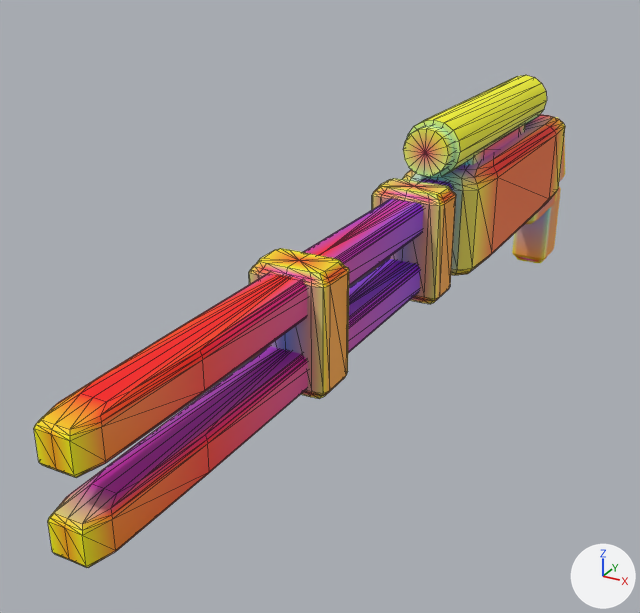
Renders of the glTF model models/parts/llm_gen_aux_weapon_010_74f40d.glb from each side of a commit.
Rendered twice from a 50 mm lens placed at (21.7, -84.9, 26.4), pointed at (-5.1, -36.2, 2.1). The axes (+X, +Y, +Z) are drawn at lower right. The lights are the same throughout. The older version comes first. Mesh edges are drawn as thin lines on the coarser meshes. Vertices at exactly the same position are counted once.

Script lines for the objects in view, before the commit:
```python
me_lower_rail_blade_3_barrel_metal = bpy.data.meshes.new('lower_rail_blade_3_barrel_metal')
me_lower_rail_blade_3_barrel_metal.from_pydata(...)  # 114 vertices, 224 faces; spans x -1.3..1.3, y -65.5..-24.1, z 3.3..5.6
me_lower_rail_blade_3_barrel_metal.materials.append(mat_defaultmaterial_004)
me_sniper_receiver_0_crimson_gloss = bpy.data.meshes.new('sniper_receiver_0_crimson_gloss')
me_sniper_receiver_0_crimson_gloss.from_pydata(...)  # 114 vertices, 224 faces; spans x -3.0..3.0, y -28.8..-4.4, z 2.5..10.3
me_sniper_receiver_0_crimson_gloss.materials.append(mat_defaultmaterial_001)
me_upper_rail_blade_2_barrel_metal = bpy.data.meshes.new('upper_rail_blade_2_barrel_metal')
me_upper_rail_blade_2_barrel_metal.from_pydata(...)  # 114 vertices, 224 faces; spans x -1.3..1.3, y -65.5..-24.1, z 7.5..9.7
me_upper_rail_blade_2_barrel_metal.materials.append(mat_defaultmaterial_003)
ob_lower_rail_blade_3_barrel_metal = bpy.data.objects.new('lower_rail_blade_3_barrel_metal', me_lower_rail_blade_3_barrel_metal)
ob_lower_rail_blade_3_barrel_metal.location = (0.0, 0.0, 0.0)
ob_sniper_receiver_0_crimson_gloss = bpy.data.objects.new('sniper_receiver_0_crimson_gloss', me_sniper_receiver_0_crimson_gloss)
ob_sniper_receiver_0_crimson_gloss.location = (0.0, 0.0, 0.0)
ob_upper_rail_blade_2_barrel_metal = bpy.data.objects.new('upper_rail_blade_2_barrel_metal', me_upper_rail_blade_2_barrel_metal)
ob_upper_rail_blade_2_barrel_metal.location = (0.0, 0.0, 0.0)
# also in view: 'sniper_scope_tube_6_adapter_dark' at (0.0, -19.4, 12.2); 'rail_coil_collar_a_4_amber_optic' at (0.0, -32.6, 6.5); 'scope_optic_lens_7_optic_cyan' at (0.0, -29.9, 12.2); 'rail_coil_collar_b_5_amber_optic' at (0.0, -47.6, 6.5); 'adapter_palm_latch_dark' at (0.0, -0.8, -1.2)
```
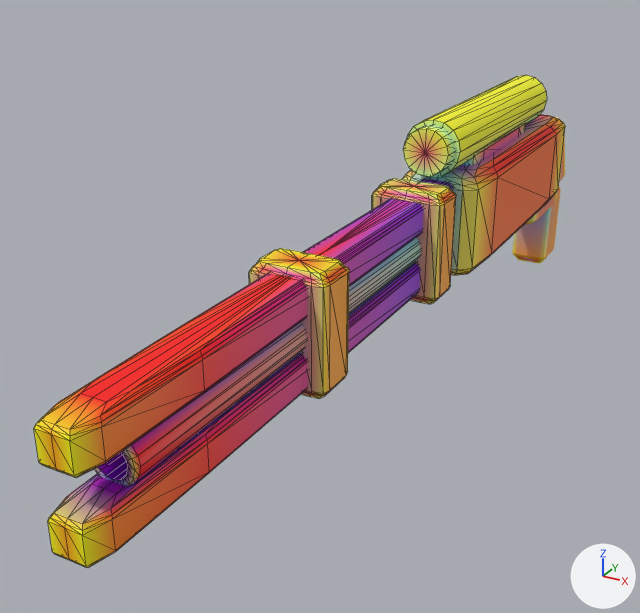
Pixel boxes (x1, y1, x2, y2) of what changed, in the pictures (640 x 613 px):
```json
{"object": "sniper_bore_barrel_4_barrel_metal", "change": "added", "after": [95, 238, 421, 486]}
{"part": 1, "of": "me_lower_rail_blade_3_barrel_metal", "change": "recoloured", "before": [65, 267, 415, 524], "after": [65, 267, 415, 524]}
{"part": 2, "of": "me_lower_rail_blade_3_barrel_metal", "change": "recoloured", "before": [187, 259, 415, 418], "after": [221, 263, 415, 418]}
{"part": 3, "of": "me_lower_rail_blade_3_barrel_metal", "change": "recoloured", "before": [92, 264, 417, 493], "after": [92, 264, 417, 493]}
```

Edits to the scene script, one JSON object a line:
```json
{"block": "me_lower_rail_blade_3_barrel_metal", "where": "me_lower_rail_blade_3_barrel_metal.from_pydata(...)  # 114 vertices, 224 faces; spans x -1.3..1.3, y -65.5..-24.1, z 3.3..5.6"}
{"block": "me_lower_rail_blade_3_barrel_metal", "where": "# used by ob_lower_rail_blade_3_barrel_metal; location = (0.0, 0.0, 0.0)"}
{"block": "me_lower_rail_blade_3_barrel_metal", "change": "me_lower_rail_blade_3_barrel_metal part 1: 19 faces centred in x -1.2..1.2, y -64.6..-48.7, z 5.4..5.6 are repainted in the vertex colours; the middle colour goes from pink #ea0070 to pink #e3007f"}
{"block": "me_lower_rail_blade_3_barrel_metal", "change": "me_lower_rail_blade_3_barrel_metal part 2: 10 faces centred in x -1.0..0.9, y -44.8..-25.1, z 5.4..5.6 are repainted in the vertex colours; the middle colour goes from purple #a000c9 to purple #7600ed"}
{"block": "me_lower_rail_blade_3_barrel_metal", "change": "me_lower_rail_blade_3_barrel_metal part 3: 9 faces centred in x -1.1..1.1, y -57.1..-40.4, z 5.4..5.6 are repainted in the vertex colours; the middle colour goes from pink #c000ae to purple #7600ed"}
{"op": "add", "block": "me_sniper_bore_barrel_4_barrel_metal", "code": ["me_sniper_bore_barrel_4_barrel_metal = bpy.data.meshes.new('sniper_bore_barrel_4_barrel_metal')", "me_sniper_bore_barrel_4_barrel_metal.from_pydata(...)  # 97 vertices, 176 faces; spans x -1.3..1.3, y -62.6..-23.2, z 5.3..7.8", "me_sniper_bore_barrel_4_barrel_metal.materials.append(mat_defaultmaterial_005)"]}
{"op": "add", "block": "ob_sniper_bore_barrel_4_barrel_metal", "code": ["ob_sniper_bore_barrel_4_barrel_metal = bpy.data.objects.new('sniper_bore_barrel_4_barrel_metal', me_sniper_bore_barrel_4_barrel_metal)", "ob_sniper_bore_barrel_4_barrel_metal.location = (0.0, 0.0, 0.0)"]}
```
